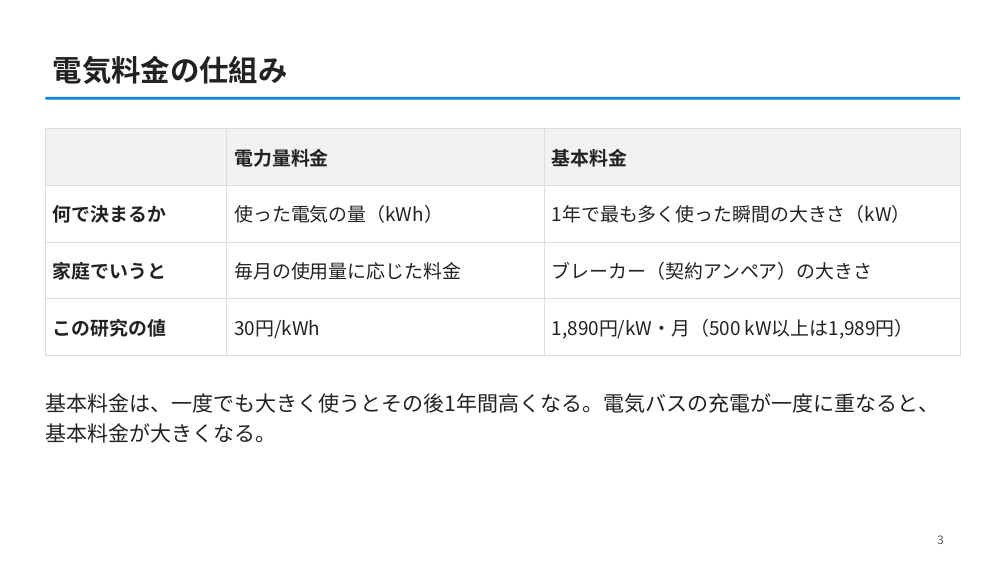
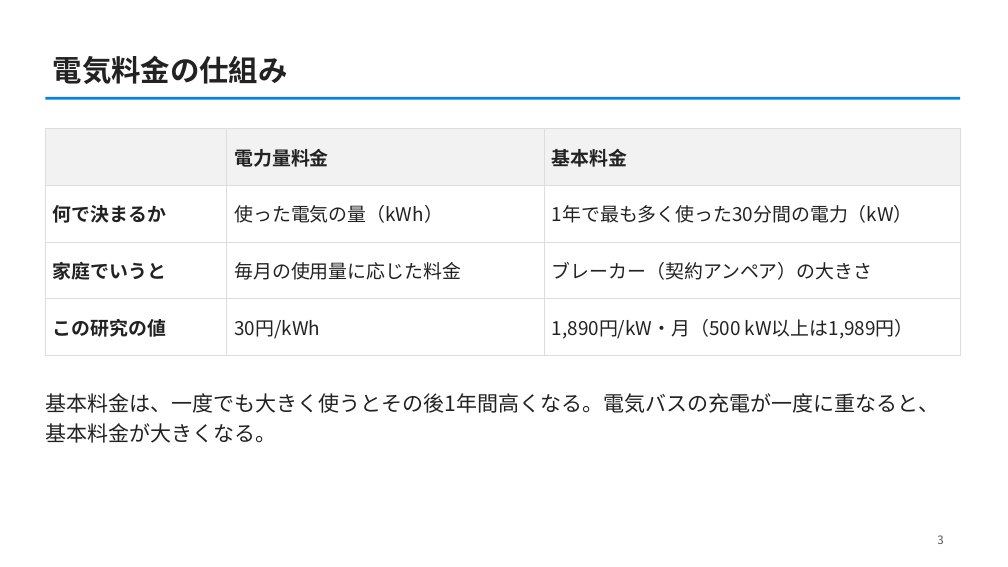
Before and after one commit to CYLIU2003/master-course, a slide deck: slide 3 of outcome/2026-10-22_lab_progress/lab_progress_20261022.pptx. Drawn at 1008x567 pixels with LibreOffice and Linux fonts; fonts in the diff are those of the drawing. Boxes give left, top, right and bottom in pixels: in the first picture for what was removed or moved away, otherwise in the second. Text is boxed around its words. In the diff, an @@ line names an element or a change of style, - is before the commit and + after.

```diff
--- a/outcome/2026-10-22_lab_progress/lab_progress_20261022.pptx
+++ b/outcome/2026-10-22_lab_progress/lab_progress_20261022.pptx
@@ table at <box>45,129,960,343</box> @@
-row 2, column 3: 1年で最も多く使った瞬間の大きさ（kW）
+row 2, column 3: 1年で最も多く使った30分間の電力（kW）
```
Also in this commit, not shown: 7 other slides changed, 5 other files.
